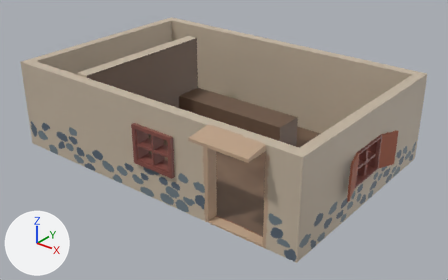
An edit to the Blender file models/blacksmithHouse.blend, drawn before and after from the same camera.
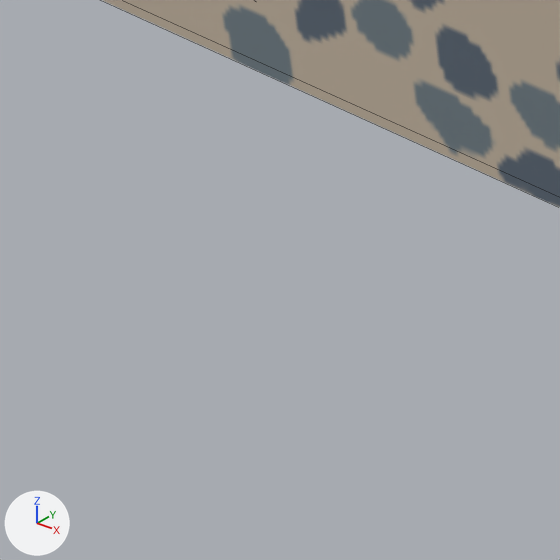
There are two pictures of each version: one whole from a camera (50 mm lens) standing at (20.36, -24.99, 16.3) and looking at (1.3, -1.16, 1.53), one close up on the part from 5% to 21% of the width and 51% to 77% of the height. The lights are fixed; the arrows at lower left show +X, +Y and +Z. The first two pictures are the older version. The close-ups show mesh edges as thin lines.

Script lines for the objects in view, before the commit:
```python
me_plane = bpy.data.meshes.new('Plane')
me_plane.from_pydata(...)  # 184 vertices, 126 faces; spans x -9.3..9.8, y -7.4..6.2, z 0.0..5.2
me_plane.materials.append(mat_material_001)  # picture img_plane_base_color
ob_house = bpy.data.objects.new('House', me_plane)
ob_house.location = (0.0, 0.0, 0.0)
```
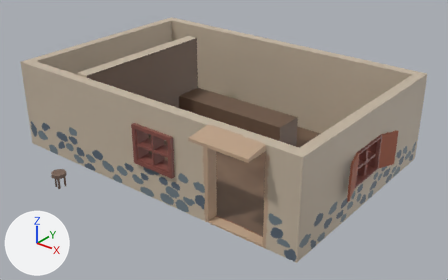
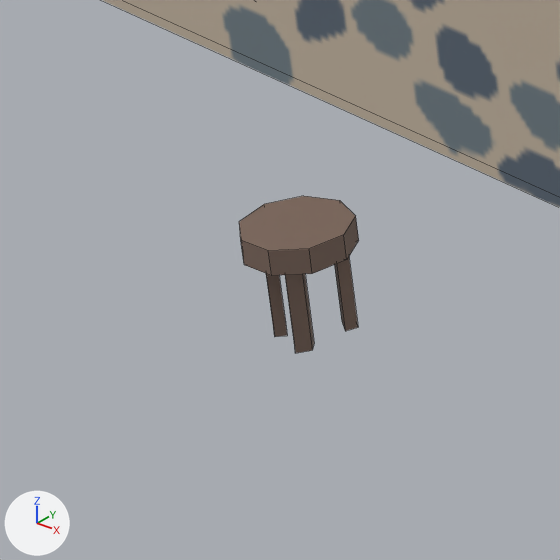
Pixel boxes (x1, y1, x2, y2) of what changed, in the close-ups (560 x 560 px):
'Seat.001', added (brown): after (239, 196, 359, 353)

Edits to the bpy script that builds the scene:
```text
Add mat_material_005:
    mat_material_005 = principled_material('Material.005')
    mat_material_005.base_color = (0.198, 0.133, 0.105)  # brown #7b665b
Add me_cylinder_001:
    me_cylinder_001.from_pydata(...)  # 42 vertices, 29 faces; spans x -0.821..-0.067, y -0.414..0.34, z -0.241..0.573
    me_cylinder_001.materials.append(mat_material_005)  # brown #7b665b
Add ob_seat_001:
    ob_seat_001 = bpy.data.objects.new('Seat.001', me_cylinder_001)
    ob_seat_001.location = (-3.288, -8.406, 0.345)
```
